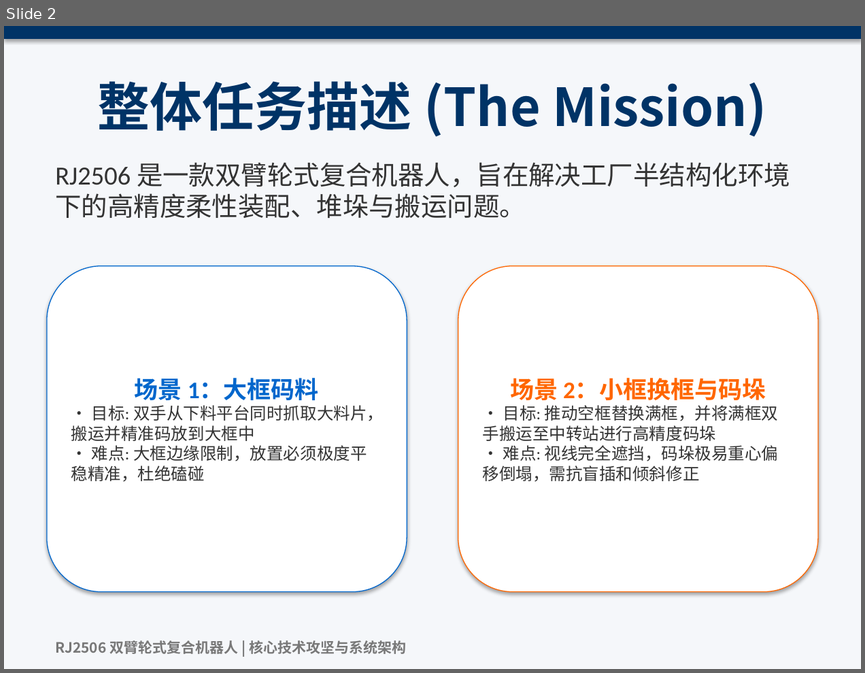
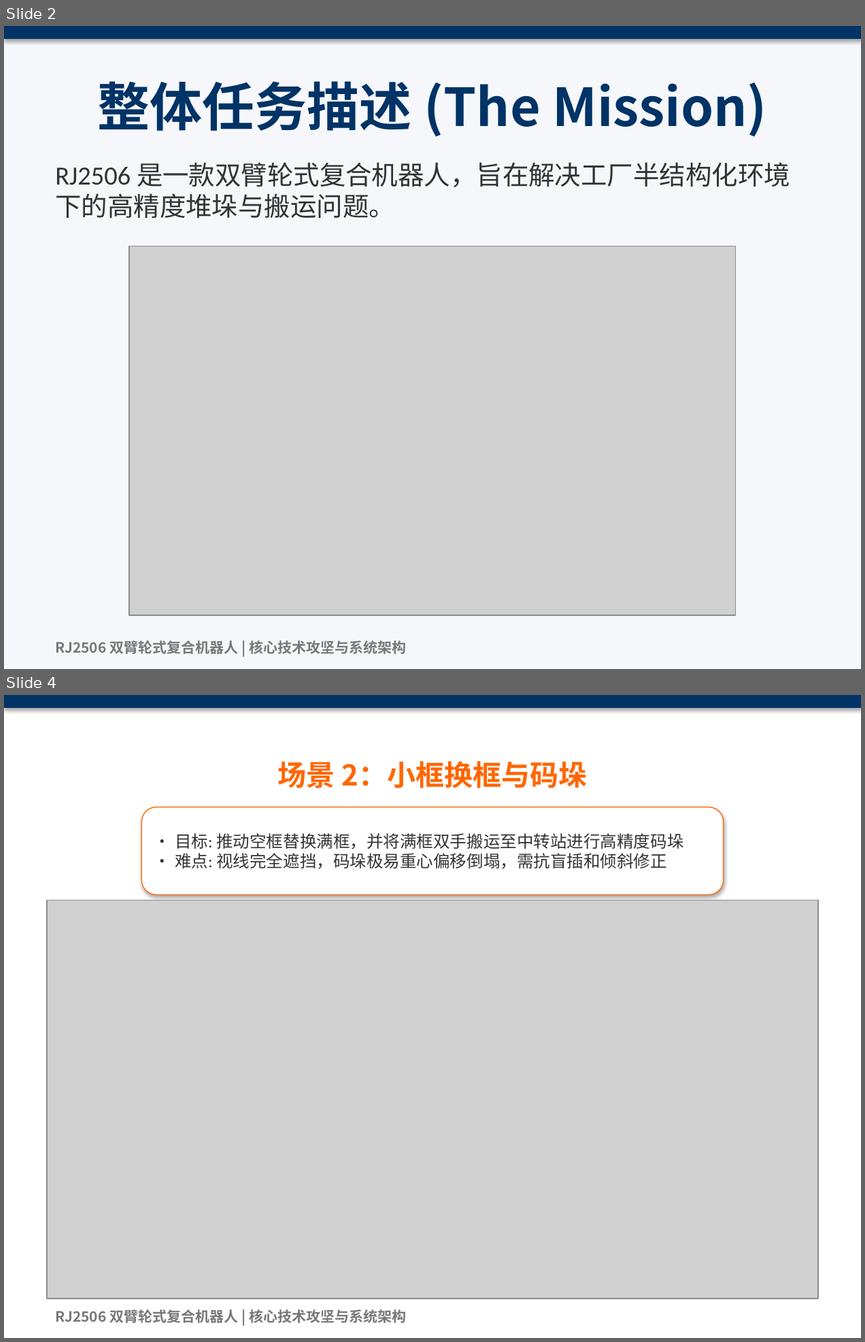
Before and after one commit to lynphoenix/rj2506_core_system, a slide deck: docs/RJ2506_Architecture_V3.pptx. Shown one above the other, each under a label of ours: slide 2 before the commit, slides 2 and 4 after it; the slides between them are not shown. The pictures are 865x673 and 865x1342 pixels, drawn with LibreOffice and Linux fonts; fonts in the diff are those of the drawing; grey boxes stand for pictures. Boxes give left, top, right and bottom in pixels: in the first picture for what was removed or moved away, otherwise in the second. Text is boxed around its words. In the diff, an @@ line names an element or a change of style, - is before the commit and + after.

```diff
--- a/docs/RJ2506_Architecture_V3.pptx
+++ b/docs/RJ2506_Architecture_V3.pptx
@@ slide 4 added at (4,695,861,1338), background #FFFFFF @@
@@ rectangle added at (4,695,861,708), fill #003366 @@
@@ title added at (278,761,587,788), 24 pt, text #FF6600, bold @@
+场景 2：小框换框与码垛
@@ rounded rectangle added at (142,807,723,895), fill #FFFFFF, outline #FF6600 0.75 pt, 14 pt, text #333333 @@
+• 目标: 推动空框替换满框，并将满框双手搬运至中转站进行高精度码垛
+• 难点: 视线完全遮挡，码垛极易重心偏移倒塌，需抗盲插和倾斜修正
@@ picture added at (47,900,818,1298) @@
@@ text added at (55,1309,406,1323), 12 pt, text #787878, bold @@
+RJ2506 双臂轮式复合机器人 | 核心技术攻坚与系统架构
@@ slide 2 changed as well @@
@@ text at (55,162,790,218): text changed @@
-RJ2506 是一款双臂轮式复合机器人，旨在解决工厂半结构化环境下的高精度柔性装配、堆垛与搬运问题。
+RJ2506 是一款双臂轮式复合机器人，旨在解决工厂半结构化环境下的高精度堆垛与搬运问题。
@@ picture added at (129,246,736,616) @@
@@ rounded rectangle removed at (47,266,407,592) @@
-场景 1：大框码料
-• 目标: 双手从下料平台同时抓取大料片，搬运并精准码放到大框中
-• 难点: 大框边缘限制，放置必须极度平稳精准，杜绝磕碰
@@ rounded rectangle removed at (458,266,818,592) @@
-场景 2：小框换框与码垛
-• 目标: 推动空框替换满框，并将满框双手搬运至中转站进行高精度码垛
-• 难点: 视线完全遮挡，码垛极易重心偏移倒塌，需抗盲插和倾斜修正
```
Also in this commit, not shown: 9 other slides changed, 2 other slides added, 1 slide removed, 10 other files.
